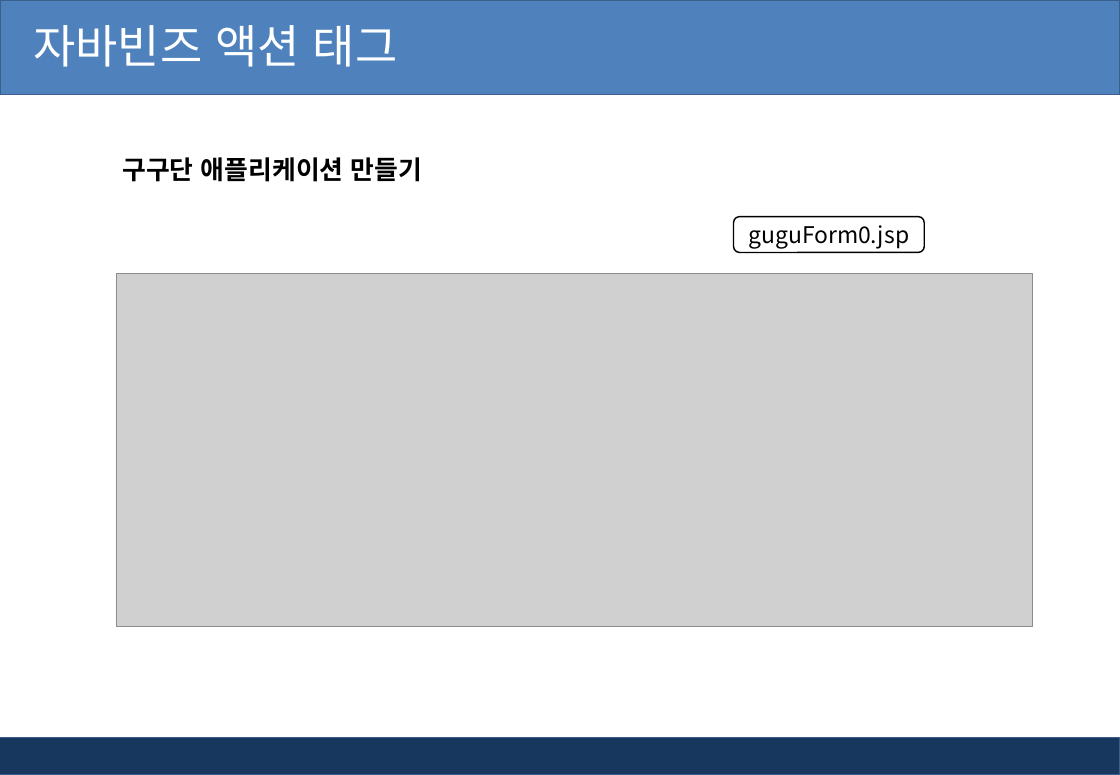
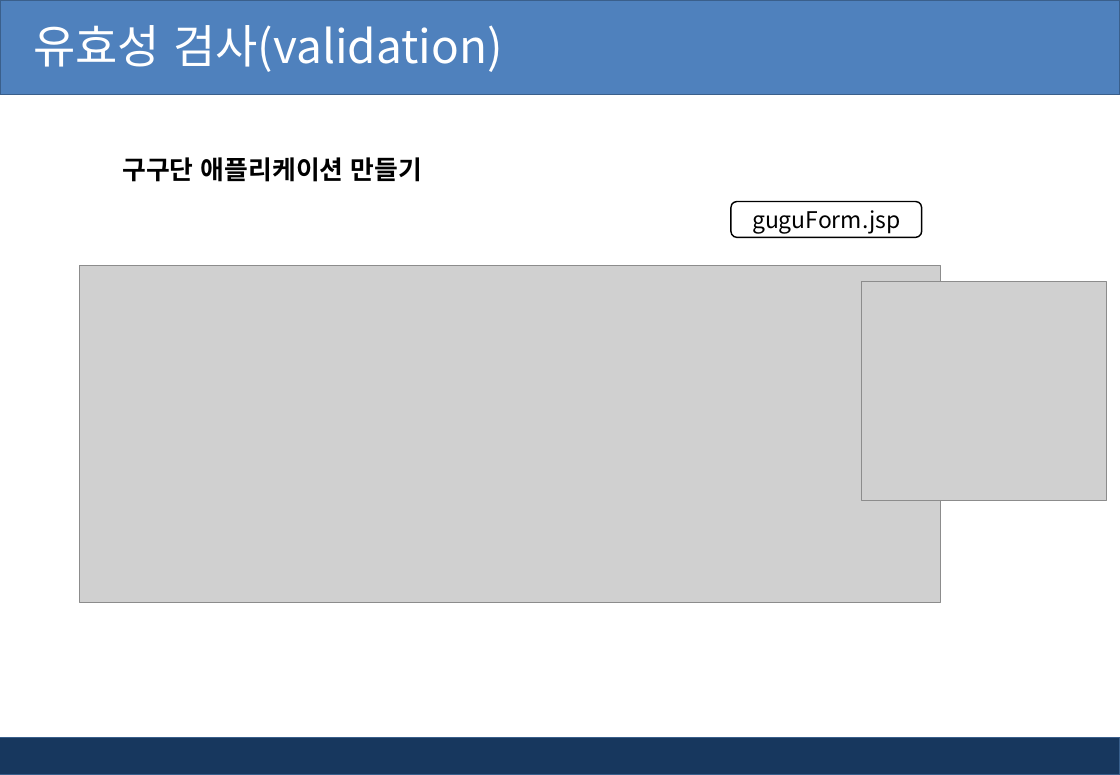
Before and after one commit to kiyongee2/green_project_web, a slide deck: slide 15 of jsp_ppt/6장. jsp 유효성검사와 정규표현식.pptx (slide 18 before the commit). Drawn at 1120x775 pixels with LibreOffice and Linux fonts; fonts in the diff are those of the drawing; grey boxes stand for pictures; background and template pictures are left out. Boxes give left, top, right and bottom in pixels: in the first picture for what was removed or moved away, otherwise in the second. Text is boxed around its words. In the diff, an @@ line names an element or a change of style, - is before the commit and + after.

```diff
--- a/jsp_ppt/6장. jsp 유효성검사와 정규표현식.pptx
+++ b/jsp_ppt/6장. jsp 유효성검사와 정규표현식.pptx
@@ text at (33,25,503,72): text changed @@
-자바빈즈 액션 태그
+유효성 검사(validation)
@@ rounded rectangle "guguForm.jsp": place and size @@
-rounded rectangle "guguForm.jsp" at (734,217,925,253)
+rounded rectangle "guguForm.jsp" at (731,202,921,238)
@@ text in rounded rectangle at (752,210,900,234): text changed @@
-guguForm0.jsp
+guguForm.jsp
@@ picture: place and size @@
-picture at (116,274,1032,627)
+picture at (80,266,941,603)
@@ picture added at (861,282,1107,502) @@
```
Also in this commit, not shown: 8 other slides changed, 1 slide added, 4 slides removed, 16 other files.
